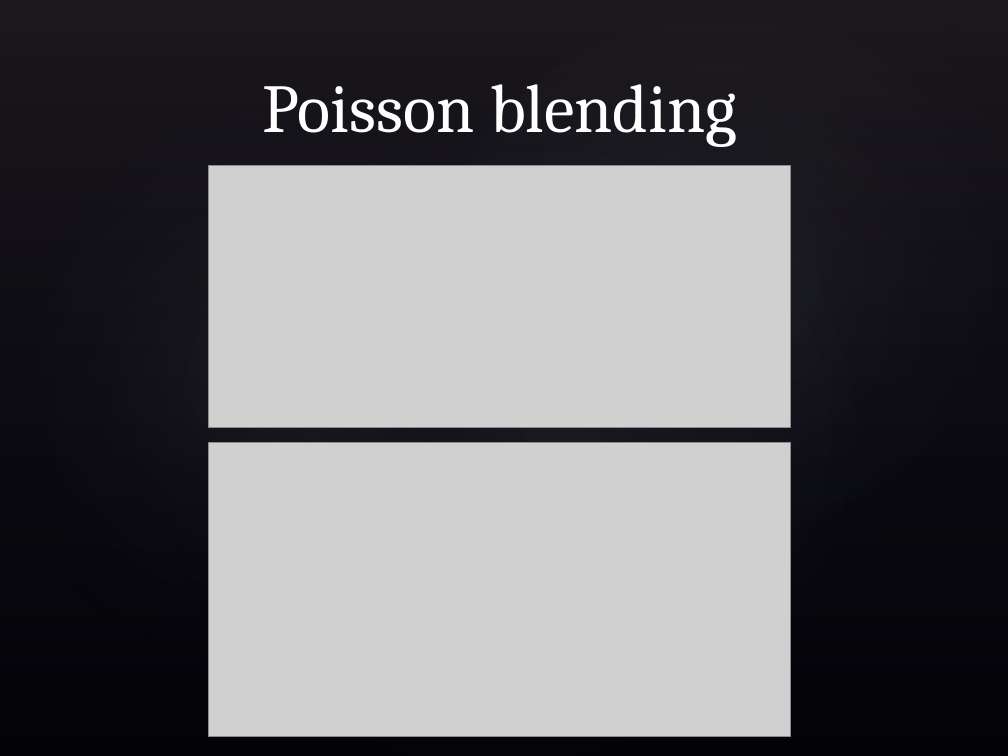
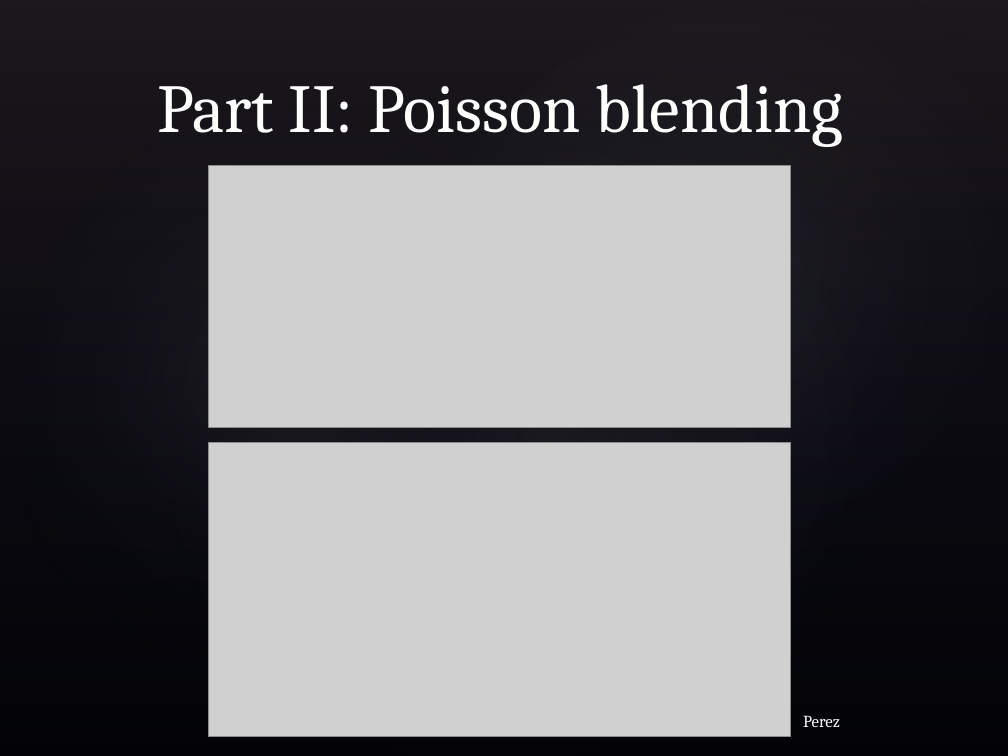
Before and after one commit to rarietta/FaceReplacement, a slide deck: slide 15 of FinalReport/Automatic Face Detection & Replacement Slideshow.pptx. Drawn at 1008x756 pixels with LibreOffice and Linux fonts; fonts in the diff are those of the drawing; grey boxes stand for pictures; background and template pictures are left out. Boxes give left, top, right and bottom in pixels: in the first picture for what was removed or moved away, otherwise in the second. Text is boxed around its words. In the diff, an @@ line names an element or a change of style, - is before the commit and + after.

Commit message:
Add blending slides to presentation.

```diff
--- a/FinalReport/Automatic Face Detection & Replacement Slideshow.pptx
+++ b/FinalReport/Automatic Face Detection & Replacement Slideshow.pptx
@@ title at box(157, 84, 843, 147): text changed @@
-Poisson blending
+Part II: Poisson blending
@@ text added at box(803, 715, 840, 727), 12 pt, text #FFFFFF @@
+Perez
```
Also in this commit, not shown: 2 other slides changed, 3 slides added, 3 slides removed, 4 other files.
